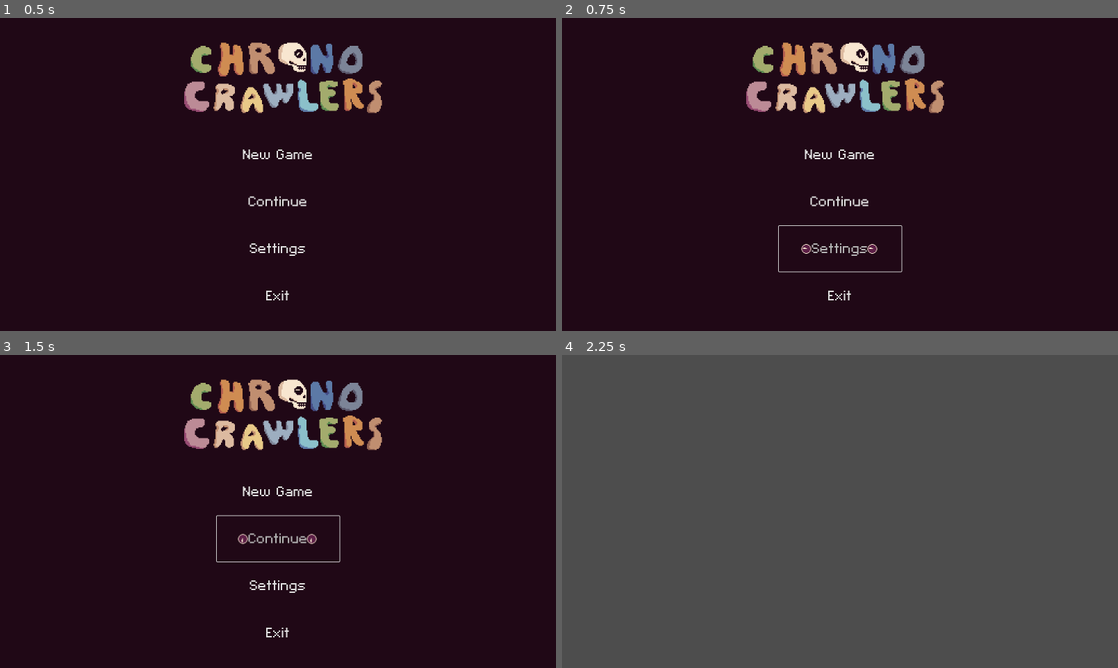
Above: before the commit, frames 1-4 (two rows, left to right).
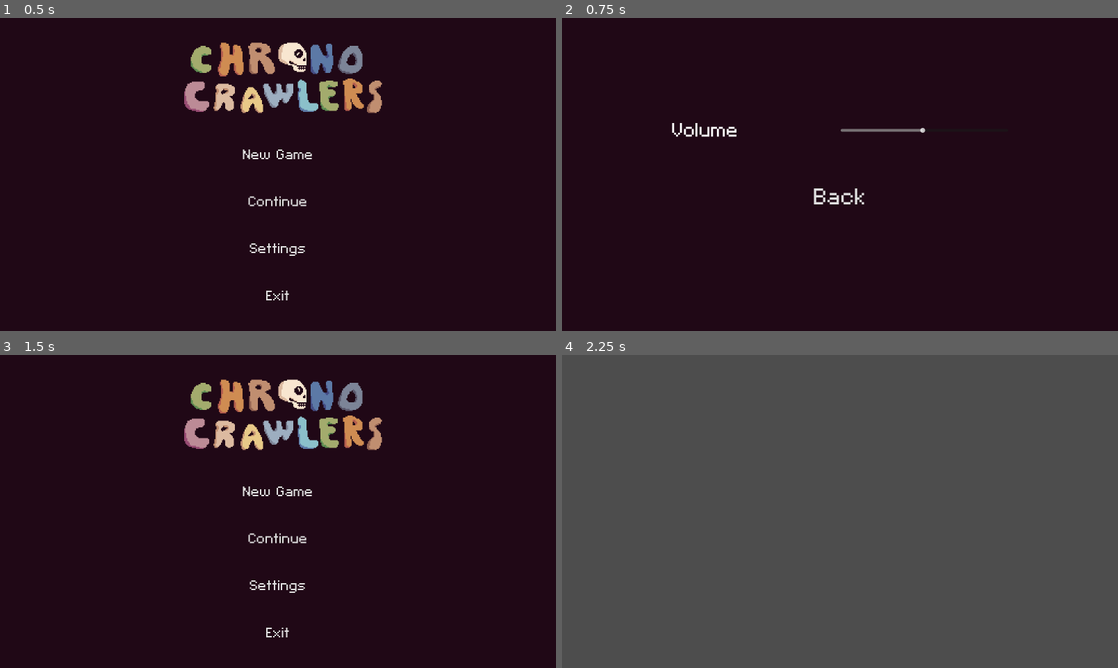
Above: after the commit, the same moments.

Repository: phoenixstears/chrono-crawlers
Game: Godot game, scene res://Scenes/MainMenu.tscn
Two runs of this game, one before a commit and one after it. Both use one fixed random seed, a clock stepped at 60 frames per second and the inputs below.
Inputs (mouse positions are in pixels of both pictures, inside the frame that each line leads up to):
- Up to frame 1 (0.5 s): no input
- Up to frame 2 (0.75 s): click "Settings" at 0.5 s
- Up to frame 3 (1.5 s): click (278, 533) at 1.25 s, where only the run after the commit has a clickable "Back"
- Up to frame 4 (2.25 s): click "New Game" at 2 s

Frame 1 is identical in both runs. In frame 2, 5.2% of the frame differs, in the area x 19-69%, y 7-91%; in frame 3, 0.4%; in frame 4, nothing differs.

Commit message:
finish menu work

Diff:
--- a/Scenes/MainMenu.tscn
+++ b/Scenes/MainMenu.tscn
@@ -249,6 +249,7 @@
 [node name="NewGameButton" type="Button" parent="VBoxContainer"]
 layout_mode = 2
 size_flags_vertical = 3
+focus_mode = 0
 theme_override_colors/font_hover_color = Color(0.701961, 0.701961, 0.701961, 1)
 theme_override_colors/font_pressed_color = Color(0.4, 0.4, 0.4, 1)
 theme_override_fonts/font = ExtResource("1_tt5f1")
@@ -259,6 +260,7 @@
 [node name="ContinueButton" type="Button" parent="VBoxContainer"]
 layout_mode = 2
 size_flags_vertical = 3
+focus_mode = 0
 theme_override_colors/font_hover_color = Color(0.701961, 0.701961, 0.701961, 1)
 theme_override_colors/font_pressed_color = Color(0.4, 0.4, 0.4, 1)
 theme_override_fonts/font = ExtResource("1_tt5f1")
@@ -269,6 +271,7 @@
 [node name="SettingsButton" type="Button" parent="VBoxContainer"]
 layout_mode = 2
 size_flags_vertical = 3
+focus_mode = 0
 theme_override_colors/font_hover_color = Color(0.701961, 0.701961, 0.701961, 1)
 theme_override_colors/font_pressed_color = Color(0.4, 0.4, 0.4, 1)
 theme_override_fonts/font = ExtResource("1_tt5f1")
@@ -279,6 +282,7 @@
 [node name="ExitButton" type="Button" parent="VBoxContainer"]
 layout_mode = 2
 size_flags_vertical = 3
+focus_mode = 0
 theme_override_colors/font_hover_color = Color(0.701961, 0.701961, 0.701961, 1)
 theme_override_colors/font_pressed_color = Color(0.4, 0.4, 0.4, 1)
 theme_override_fonts/font = ExtResource("1_tt5f1")
@@ -299,7 +303,7 @@
 scale = Vector2(2, 2)
 sprite_frames = SubResource("SpriteFrames_311ux")
 autoplay = "default"
-frame_progress = 0.898411
+frame_progress = 0.514979
 
 [node name="Clock2" type="AnimatedSprite2D" parent="."]
 position = Vector2(913, 393)
--- /dev/null
+++ b/Scenes/h_slider.gd
@@ -0,0 +1,7 @@
+extends HSlider
+
+
+func _on_value_changed(value: float) -> void:
+	Global.sound_volume = value
+	var db = linear_to_db(value / 100.0)  # Convert 0–100 to decibels
+	AudioServer.set_bus_volume_db(0, db)
--- /dev/null
+++ b/Scenes/settings.gd
@@ -0,0 +1,21 @@
+extends Control
+
+
+func _ready():
+	$"VBoxContainer/HBoxContainer/HSlider".value = Global.sound_volume
+	$Clock1.hide()
+	$Clock2.hide()
+
+
+func _on_button_pressed() -> void:
+	get_tree().change_scene_to_file("res://Scenes/MainMenu.tscn")
+
+
+func _on_button_mouse_entered() -> void:
+	$Clock1.show()
+	$Clock2.show()
+
+
+func _on_button_mouse_exited() -> void:
+	$Clock1.hide()
+	$Clock2.hide()
--- /dev/null
+++ b/Scenes/settings.tscn
@@ -0,0 +1,199 @@
+[gd_scene load_steps=22 format=3 uid="uid://cjn0xorhtmn6k"]
+
+[ext_resource type="FontFile" uid="uid://dobwvaegybdn6" path="res://fonts/C&C Red Alert [INET].ttf" id="1_4geyq"]
+[ext_resource type="Script" uid="uid://dlapfyehvabs7" path="res://Scenes/settings.gd" id="1_i44u3"]
+[ext_resource type="Script" uid="uid://cx7nrh8ay6d47" path="res://Scenes/h_slider.gd" id="3_aaqfp"]
+[ext_resource type="Texture2D" uid="uid://b3fbsc743ih2p" path="res://sprites/mainmenuselectionclock.png" id="3_lhmql"]
+
+[sub_resource type="AtlasTexture" id="AtlasTexture_2x1g0"]
+atlas = ExtResource("3_lhmql")
+region = Rect2(0, 0, 16, 16)
+
+[sub_resource type="AtlasTexture" id="AtlasTexture_riqfo"]
+atlas = ExtResource("3_lhmql")
+region = Rect2(16, 0, 16, 16)
+
+[sub_resource type="AtlasTexture" id="AtlasTexture_yxkem"]
+atlas = ExtResource("3_lhmql")
+region = Rect2(32, 0, 16, 16)
+
+[sub_resource type="AtlasTexture" id="AtlasTexture_7v4os"]
+atlas = ExtResource("3_lhmql")
+region = Rect2(48, 0, 16, 16)
+
+[sub_resource type="AtlasTexture" id="AtlasTexture_pjscj"]
+atlas = ExtResource("3_lhmql")
+region = Rect2(64, 0, 16, 16)
+
+[sub_resource type="AtlasTexture" id="AtlasTexture_m7n2d"]
+atlas = ExtResource("3_lhmql")
+region = Rect2(80, 0, 16, 16)
+
+[sub_resource type="AtlasTexture" id="AtlasTexture_65hh5"]
+atlas = ExtResource("3_lhmql")
+region = Rect2(96, 0, 16, 16)
+
+[sub_resource type="AtlasTexture" id="AtlasTexture_6byu3"]
+atlas = ExtResource("3_lhmql")
+region = Rect2(112, 0, 16, 16)
+
+[sub_resource type="AtlasTexture" id="AtlasTexture_leunp"]
+atlas = ExtResource("3_lhmql")
+region = Rect2(128, 0, 16, 16)
+
+[sub_resource type="AtlasTexture" id="AtlasTexture_h1v62"]
+atlas = ExtResource("3_lhmql")
+region = Rect2(144, 0, 16, 16)
+
+[sub_resource type="AtlasTexture" id="AtlasTexture_5hdia"]
+atlas = ExtResource("3_lhmql")
+region = Rect2(160, 0, 16, 16)
+
+[sub_resource type="AtlasTexture" id="AtlasTexture_iqn0u"]
+atlas = ExtResource("3_lhmql")
+region = Rect2(176, 0, 16, 16)
+
+[sub_resource type="AtlasTexture" id="AtlasTexture_3u44c"]
+atlas = ExtResource("3_lhmql")
+region = Rect2(192, 0, 16, 16)
+
+[sub_resource type="AtlasTexture" id="AtlasTexture_bxv1r"]
+atlas = ExtResource("3_lhmql")
+region = Rect2(208, 0, 16, 16)
+
+[sub_resource type="AtlasTexture" id="AtlasTexture_ux20s"]
+atlas = ExtResource("3_lhmql")
+region = Rect2(224, 0, 16, 16)
+
+[sub_resource type="AtlasTexture" id="AtlasTexture_ke15f"]
+atlas = ExtResource("3_lhmql")
+region = Rect2(240, 0, 16, 16)
+
+[sub_resource type="SpriteFrames" id="SpriteFrames_aaqfp"]
+animations = [{
+"frames": [{
+"duration": 1.0,
+"texture": SubResource("AtlasTexture_2x1g0")
+}, {
+"duration": 1.0,
+"texture": SubResource("AtlasTexture_riqfo")
+}, {
+"duration": 1.0,
+"texture": SubResource("AtlasTexture_yxkem")
+}, {
+"duration": 1.0,
+"texture": SubResource("AtlasTexture_7v4os")
+}, {
+"duration": 1.0,
+"texture": SubResource("AtlasTexture_pjscj")
+}, {
+"duration": 1.0,
+"texture": SubResource("AtlasTexture_m7n2d")
+}, {
+"duration": 1.0,
+"texture": SubResource("AtlasTexture_65hh5")
+}, {
+"duration": 1.0,
+"texture": SubResource("AtlasTexture_6byu3")
+}, {
+"duration": 1.0,
+"texture": SubResource("AtlasTexture_leunp")
+}, {
+"duration": 1.0,
+"texture": SubResource("AtlasTexture_h1v62")
+}, {
+"duration": 1.0,
+"texture": SubResource("AtlasTexture_5hdia")
+}, {
+"duration": 1.0,
+"texture": SubResource("AtlasTexture_iqn0u")
+}, {
+"duration": 1.0,
+"texture": SubResource("AtlasTexture_3u44c")
+}, {
+"duration": 1.0,
+"texture": SubResource("AtlasTexture_bxv1r")
+}, {
+"duration": 1.0,
+"texture": SubResource("AtlasTexture_ux20s")
+}, {
+"duration": 1.0,
+"texture": SubResource("AtlasTexture_ke15f")
+}],
+"loop": true,
+"name": &"default",
+"speed": 7.0
+}]
+
+[node name="Settings" type="Control"]
+layout_mode = 3
+anchors_preset = 15
+anchor_right = 1.0
+anchor_bottom = 1.0
+grow_horizontal = 2
+grow_vertical = 2
+script = ExtResource("1_i44u3")
+
+[node name="ColorRect" type="ColorRect" parent="."]
+offset_right = 1641.0
+offset_bottom = 932.0
+color = Color(0.12549, 0.0313726, 0.0862745, 1)
+
+[node name="VBoxContainer" type="VBoxContainer" parent="."]
+layout_mode = 1
+anchors_preset = 8
+anchor_left = 0.5
+anchor_top = 0.5
+anchor_right = 0.5
+anchor_bottom = 0.5
+offset_left = -483.0
+offset_top = -221.0
+offset_right = 484.0
+offset_bottom = 159.0
+grow_horizontal = 2
+grow_vertical = 2
+
+[node name="HBoxContainer" type="HBoxContainer" parent="VBoxContainer"]
+layout_mode = 2
+size_flags_vertical = 3
+
+[node name="Label" type="Label" parent="VBoxContainer/HBoxContainer"]
+layout_mode = 2
+size_flags_horizontal = 3
+theme_override_fonts/font = ExtResource("1_4geyq")
+theme_override_font_sizes/font_size = 72
+text = "Volume"
+
+[node name="HSlider" type="HSlider" parent="VBoxContainer/HBoxContainer"]
+layout_mode = 2
+size_flags_horizontal = 3
+size_flags_vertical = 1
+script = ExtResource("3_aaqfp")
+
+[node name="Button" type="Button" parent="VBoxContainer"]
+layout_mode = 2
+size_flags_vertical = 3
+focus_mode = 0
+theme_override_colors/font_hover_color = Color(0.701961, 0.701961, 0.701961, 1)
+theme_override_colors/font_pressed_color = Color(0.4, 0.4, 0.4, 1)
+theme_override_fonts/font = ExtResource("1_4geyq")
+theme_override_font_sizes/font_size = 84
+text = "Back"
+flat = true
+
+[node name="Clock1" type="AnimatedSprite2D" parent="."]
+position = Vector2(898, 515)
+scale = Vector2(3.5, 3.5)
+sprite_frames = SubResource("SpriteFrames_aaqfp")
+autoplay = "default"
+
+[node name="Clock2" type="AnimatedSprite2D" parent="."]
+position = Vector2(694, 515)
+scale = Vector2(3.5, 3.5)
+sprite_frames = SubResource("SpriteFrames_aaqfp")
+autoplay = "default"
+
+[connection signal="value_changed" from="VBoxContainer/HBoxContainer/HSlider" to="VBoxContainer/HBoxContainer/HSlider" method="_on_value_changed"]
+[connection signal="mouse_entered" from="VBoxContainer/Button" to="." method="_on_button_mouse_entered"]
+[connection signal="mouse_exited" from="VBoxContainer/Button" to="." method="_on_button_mouse_exited"]
+[connection signal="pressed" from="VBoxContainer/Button" to="." method="_on_button_pressed"]
--- /dev/null
+++ b/data/saves.cfg
@@ -0,0 +1,3 @@
+[game_saves]
+
+save_available=true
--- /dev/null
+++ b/data/settings.cfg
@@ -0,0 +1,3 @@
+[volume]
+
+music=49.0
--- a/project.godot
+++ b/project.godot
@@ -18,6 +18,7 @@
 [autoload]
 
 MusicPlayer="*res://Scenes/MusicPlayer.tscn"
+Global="*res://scripts/global.gd"
 
 [display]
 
--- /dev/null
+++ b/scripts/global.gd
@@ -0,0 +1,42 @@
+extends Node
+
+
+
+var save = false
+var sound_volume = 50
+func _ready():
+	load_saves()
+	load_settings()
+	var db = linear_to_db(sound_volume / 100.0)  # Convert 0–100 to decibels
+	AudioServer.set_bus_volume_db(0, db)
+
+func load_settings():
+	var config = ConfigFile.new()
+	var err = config.load("res://data/settings.cfg")
+	if err != OK:
+		return
+	sound_volume = config.get_value("volume","music")
+
+func save_settings():
+	var config = ConfigFile.new()
+	config.set_value("volume","music",sound_volume)
+	config.save("res://data/settings.cfg")
+
+
+
+
+func load_saves():
+	var config = ConfigFile.new()
+	var err = config.load("res://data/saves.cfg")
+	if err != OK:
+		return
+
+	save = config.get_value("game_saves","save_available")
+func save_progress():
+	var config = ConfigFile.new()
+	config.set_value("game_saves","save_available",true)
+	config.save("res://data/saves.cfg")
+
+
+func _exit_tree():
+	save_settings()
--- a/scripts/main_menu.gd
+++ b/scripts/main_menu.gd
@@ -9,9 +9,14 @@
 	$Clock6.hide()
 	$Clock7.hide()
 	$Clock8.hide()
+	if Global.save == false:
+		$VBoxContainer/ContinueButton.disabled = true
+	else:
+		$VBoxContainer/ContinueButton.disabled = false
 
 func _on_new_game_button_pressed() -> void:
 	MusicPlayer.stop_music()
+	Global.save_progress()
 	get_tree().change_scene_to_file("res://Scenes/Level1.tscn")
 
 func _on_new_game_button_mouse_entered() -> void:
@@ -35,7 +40,7 @@
 	$Clock4.hide()
 
 func _on_settings_button_pressed() -> void:
-	pass # Replace with function body.
+	get_tree().change_scene_to_file("res://Scenes/settings.tscn")
 
 
 func _on_settings_button_mouse_entered() -> void:
Not shown, added: Scenes/h_slider.gd.uid
Not shown, added: Scenes/settings.gd.uid
Not shown, added: scripts/global.gd.uid
